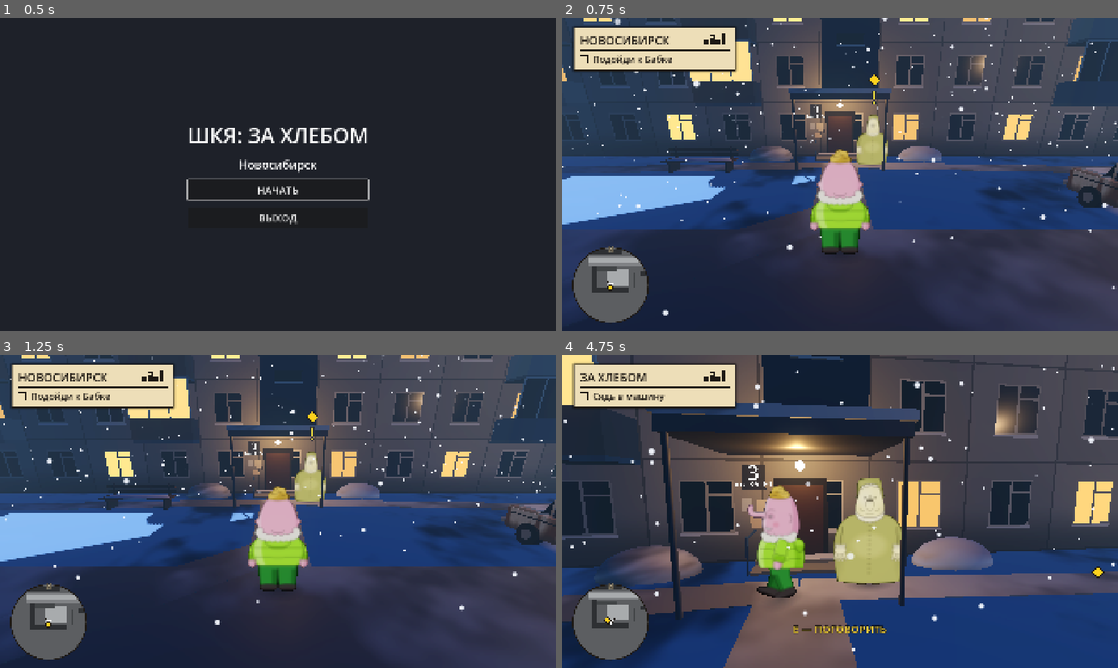
Above: before the commit, frames 1-4 (two rows, left to right).
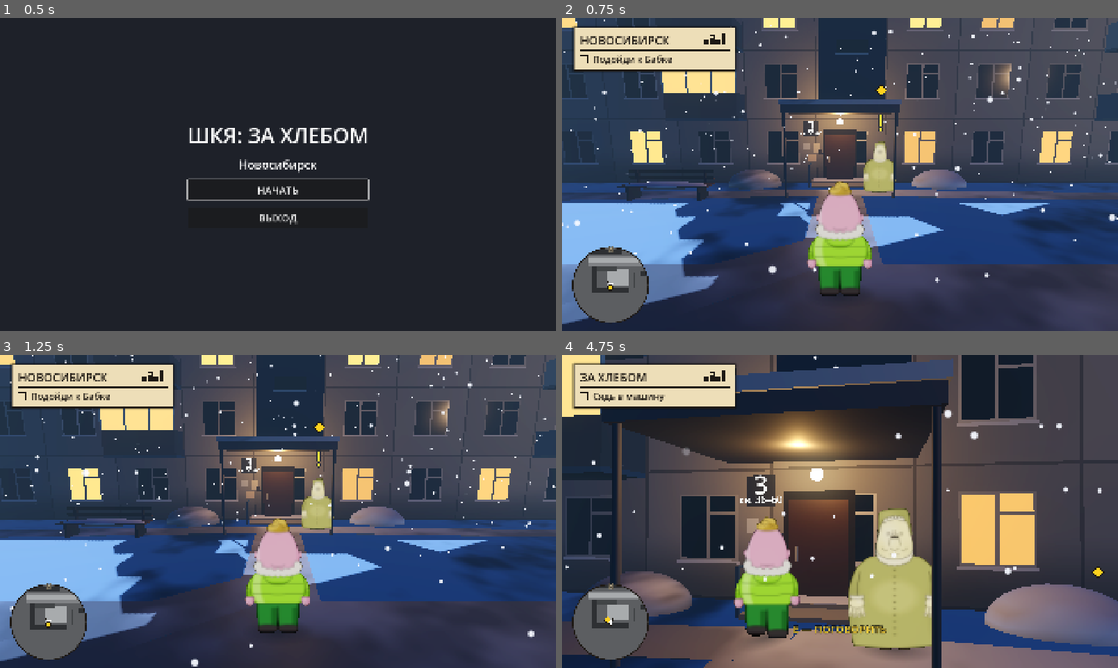
Above: after the commit, the same moments.

Repository: NorthArea/shkya
Game: Godot game, scene res://game/main.tscn
Same seed, same stepped clock (60 frames per second), same inputs: the game is played once before the commit and once after it. Sound files missing from this copy of the repository are replaced by a short silence.
Inputs (mouse positions are in pixels of both pictures, inside the frame that each line leads up to):
- Up to frame 1 (0.5 s): no input
- Up to frame 2 (0.75 s): click "НАЧАТЬ" at 0.5 s
- Up to frame 3 (1.25 s): no input
- Up to frame 4 (4.75 s): tap Enter (ui_accept) at 1.25, 1.52, 2.27, 4.52 s; move the mouse to (867, 511) at 1.27 s; hold E (interact) 1.28-2.03 s; hold W (move_forward) 1.28-3.5 s; click (867, 511) at 1.42 s; move the mouse to (812, 511) at 2.02 s; tap E (interact) at 2.1 s; click (812, 511) at 2.17 s; move the mouse to (851, 505) at 2.77 s; hold E (interact) 2.78-3.5 s; click (851, 505) at 2.92 s; drag from (812, 574) to (673, 464) at 3.52 s; move the mouse to (1006, 558) at 4.27 s; hold A (move_left) from 4.28 s (still down); hold E (interact) from 4.28 s (still down); click (1006, 558) at 4.42 s

Frame 1 is identical in both runs. In frame 2, 46% of the frame differs, in the area x 0-100%, y 0-98%; in frame 3, 46%; in frame 4, 61%, in the area x 0-100%, y 0-100%.

Commit message:
PLAY-02: управление по эталону PLAY-01 — 100 км/ч и спадающий разгон, руль и ручник, камера ближе и FOV 55° со скоростью, автодоводка пешком, рост персонажей ×0,83

Diff:
--- a/game/camera/camera_rig.gd
+++ b/game/camera/camera_rig.gd
@@ -3,10 +3,18 @@
 ## C4 — камера от третьего лица на SpringArm3D. Мышь крутит yaw/pitch, когда курсор захвачен.
 ## Профиль in_car использует DRIVE-01.
 
+## Кадр по замеру эталона PLAY-01 (G02) и концептам 01, 04, 05: камера ближе и ниже, FOV 55°,
+## в машине FOV растёт со скоростью (до +6°), пешком камера сама доворачивает за Илюшей (PLAY-02).
 const PROFILES := {
-	&"on_foot": {"distance": 4.5, "height": 1.7, "pitch": -0.30},
-	&"in_car": {"distance": 7.5, "height": 2.2, "pitch": -0.22},
+	&"on_foot": {"distance": 4.3, "height": 1.9, "pitch": -0.17, "fov": 55.0},
+	&"in_car": {"distance": 6.7, "height": 2.2, "pitch": -0.22, "fov": 55.0},
 }
+const FOV_PER_SPEED := 0.16     # градусов на м/с в машине
+const FOV_SPEED_MAX := 6.0
+const FOV_SHARPNESS := 4.0
+const AUTO_FOLLOW_IDLE := 1.0   # с без мыши — камера начинает доворачивать за Илюшей
+const AUTO_FOLLOW_RATE := 2.2   # 1/с
+const AUTO_FOLLOW_MAX := 2.2    # рад: при ходьбе на камеру (разворот больше) не доворачивать
 const PITCH_MIN := -1.1
 const PITCH_MAX := 0.35
 const FOLLOW_SHARPNESS := 14.0
@@ -16,7 +24,18 @@
 
 var target: Node3D
 var profile: StringName = &"on_foot"
-var yaw := 0.0
+## Любое присваивание yaw снаружи (мышь, сцена, тесты) переносит и input_yaw — опору ходьбы.
+## Автодоводка меняет только yaw: пока нажаты те же клавиши, Илюша идёт прежним курсом и не закручивается
+## по спирали; при смене клавиш он берёт новый yaw (sync_input_yaw).
+var yaw := 0.0:
+	set(value):
+		yaw = value
+		input_yaw = value
+var input_yaw := 0.0
+## Курс, за которым доворачивает камера пешком (Ilyusha задаёт его по взгляду), и скорость цели.
+var follow_heading := 0.0
+var follow_speed := 0.0
+var _mouse_idle := 0.0
 var pitch := -0.30
 var arm: SpringArm3D
 var camera: Camera3D
@@ -36,7 +55,7 @@
 	add_child(arm)
 	camera = Camera3D.new()
 	camera.name = "Camera3D"
-	camera.fov = 65.0
+	camera.fov = PROFILES[&"on_foot"]["fov"]
 	camera.current = true
 	arm.add_child(camera)
 
@@ -63,6 +82,7 @@
 		global_position = _goal()
 		if with_distance:
 			arm.spring_length = PROFILES[profile]["distance"]
+			camera.fov = PROFILES[profile]["fov"]
 		rotation = Vector3(pitch, yaw, 0.0)
 		reset_physics_interpolation()
 
@@ -74,6 +94,19 @@
 	if profile == &"in_car":
 		# Камера преследования: плавно встаёт за машиной по её курсу.
 		yaw = lerp_angle(yaw, target.global_rotation.y, 1.0 - exp(-CHASE_SHARPNESS * delta))
+	elif follow_speed > 0.2:
+		_mouse_idle += delta
+		var diff := wrapf(follow_heading - yaw, -PI, PI)
+		if _mouse_idle >= AUTO_FOLLOW_IDLE and absf(diff) < AUTO_FOLLOW_MAX:
+			var keep := input_yaw
+			yaw = yaw + diff * (1.0 - exp(-AUTO_FOLLOW_RATE * delta))
+			input_yaw = keep
+	else:
+		_mouse_idle += delta
+	var fov: float = PROFILES[profile]["fov"]
+	if profile == &"in_car" and target is Lada:
+		fov += minf(FOV_PER_SPEED * (target as Lada).speed_kmh() / 3.6, FOV_SPEED_MAX)
+	camera.fov = lerpf(camera.fov, fov, 1.0 - exp(-FOV_SHARPNESS * delta))
 	arm.spring_length = lerpf(arm.spring_length, PROFILES[profile]["distance"], 1.0 - exp(-4.0 * delta))
 	_shoulder_now = lerpf(_shoulder_now, shoulder, 1.0 - exp(-SHOULDER_SHARPNESS * delta))
 	rotation = Vector3(pitch, yaw, 0.0)
@@ -84,8 +117,13 @@
 
 ## Мышь вправо — камера вправо, мышь вверх — взгляд вверх.
 func apply_mouse(relative: Vector2) -> void:
+	_mouse_idle = 0.0
 	yaw = wrapf(yaw - relative.x * mouse_sensitivity, -PI, PI)
 	pitch = clampf(pitch - relative.y * mouse_sensitivity, PITCH_MIN, PITCH_MAX)
+
+## Опора ходьбы догоняет камеру: вызывается при смене нажатых клавиш.
+func sync_input_yaw() -> void:
+	input_yaw = yaw
 
 func _goal() -> Vector3:
 	var right := Vector3(cos(yaw), 0.0, -sin(yaw))
--- a/game/mission/quest_flow.gd
+++ b/game/mission/quest_flow.gd
@@ -8,6 +8,7 @@
 const DialogPanelScript = preload("res://game/ui/dialog_panel.gd")
 
 const TOAST_SECONDS := 2.0
+const MARKER_Y := 2.62   # над шапкой Бабки: верх облика 2,07 м при height_m 2,17 (ART-01, PLAY-02)
 const DIALOG_SHOULDER := 1.3  # м: камера вбок на время диалога, собеседник виден из-за Илюши (кадр 07)
 const TOAST_TEXT := "ХЛЕБ +1"
 
@@ -59,7 +60,7 @@
 	marker.visible = symbol != ""
 	marker.text = symbol
 	_marker_time += delta
-	marker.position.y = 3.05 + sin(_marker_time * 3.0) * 0.08
+	marker.position.y = MARKER_Y + sin(_marker_time * 3.0) * 0.08
 
 func _physics_process(_delta: float) -> void:
 	# Прибытие: Илюша или машина на площадке киоска, пока миссия ждёт прибытия.
@@ -152,7 +153,7 @@
 	marker.outline_size = 24
 	marker.modulate = Color(1.0, 0.85, 0.1)
 	marker.outline_modulate = Color(0.12, 0.10, 0.08)
-	marker.position = Vector3(0, 3.05, 0)  # над шапкой Бабки (ART-01: верх облика 2,48 м)
+	marker.position = Vector3(0, MARKER_Y, 0)
 	marker.visible = false
 	world.get_node("Babka").add_child(marker)
 	thanks_bubble = Label3D.new()
--- a/game/npc/npc.gd
+++ b/game/npc/npc.gd
@@ -7,7 +7,7 @@
 
 @export var interaction_id: StringName
 @export var character := "babka"
-@export var height_m := 2.6  # Бабка крупнее Илюши (огромная голова, силуэт-гора — паспорт ART-01)
+@export var height_m := 2.17  # Бабка крупнее Илюши (паспорт ART-01); ×0,83 вместе с Илюшей (PLAY-02)
 @export var tint := Color(1.06, 1.02, 0.88)  # тёплее, как лицо и платье Бабки на концептах 02, 10
 @export var facing_yaw := 0.0  # поворот облика относительно узла (зона взаимодействия не поворачивается)
 @export var solid := true
--- a/game/player/ilyusha.gd
+++ b/game/player/ilyusha.gd
@@ -7,6 +7,7 @@
 
 const WALK_SPEED := 4.5
 const ACCELERATION := 30.0
+const DECELERATION := 11.0      # остановка за ~0,4 с, как у эталона (PLAY-01)
 const TURN_RATE := 12.0
 const PROBE_RADIUS := 0.5
 
@@ -14,6 +15,7 @@
 var camera_rig: CameraRig
 var visual: Node3D
 var probe: Area3D
+var _last_input := Vector2.ZERO
 
 func _ready() -> void:
 	collision_layer = 2       # Player
@@ -48,9 +50,15 @@
 	var input := Vector2.ZERO
 	if input_enabled:
 		input = Input.get_vector(&"move_left", &"move_right", &"move_forward", &"move_back")
-	var yaw := camera_rig.yaw if camera_rig else 0.0
+	# Курс ходьбы — от камеры на момент смены клавиш (CameraRig.input_yaw): автодоводка камеры
+	# не закручивает Илюшу, пока держишь те же клавиши (PLAY-02).
+	if camera_rig and not input.is_equal_approx(_last_input):
+		camera_rig.sync_input_yaw()
+	_last_input = input
+	var yaw := camera_rig.input_yaw if camera_rig else 0.0
 	var direction := Vector3(input.x, 0.0, input.y).rotated(Vector3.UP, yaw)
-	var horizontal := Vector3(velocity.x, 0.0, velocity.z).move_toward(direction * WALK_SPEED, ACCELERATION * delta)
+	var rate := ACCELERATION if direction.length_squared() > 0.01 else DECELERATION
+	var horizontal := Vector3(velocity.x, 0.0, velocity.z).move_toward(direction * WALK_SPEED, rate * delta)
 	velocity.x = horizontal.x
 	velocity.z = horizontal.z
 	if is_on_floor():
@@ -61,6 +69,9 @@
 	if direction.length_squared() > 0.01:
 		var facing := atan2(-direction.x, -direction.z)
 		visual.rotation.y = lerp_angle(visual.rotation.y, facing, clampf(TURN_RATE * delta, 0.0, 1.0))
+	if camera_rig and camera_rig.target == self:
+		camera_rig.follow_heading = visual.rotation.y
+		camera_rig.follow_speed = Vector2(velocity.x, velocity.z).length() if input_enabled else 0.0
 
 func _unhandled_input(event: InputEvent) -> void:
 	if input_enabled and event.is_action_pressed(&"interact"):
@@ -96,6 +107,6 @@
 	var look: CharacterSprite = CharacterSpriteScript.new()
 	look.name = "Look"
 	look.character = "ilyusha"
-	look.height_m = 2.4
+	look.height_m = 2.0   # фигура ≈1,8 м — чуть выше крыши «Лады», как в концепте 04 и у эталона (PLAY-01)
 	root.add_child(look)
 	return root
--- a/game/vehicles/lada.gd
+++ b/game/vehicles/lada.gd
@@ -12,23 +12,29 @@
 const LadaVisual = preload("res://game/vehicles/lada_visual.gd")
 
 const SIZE := Vector3(1.7, 1.4, 4.1)
-const MAX_SPEED := 22.0         # м/с ≈ 80 км/ч
-const MAX_REVERSE := 6.0
-const ACCELERATION := 8.0
+## Темп по замеру эталона PLAY-01 (G02, G03): потолок 28 м/с ≈ 100 км/ч, разгон спадает к максимуму
+## (0→20 м/с ≈ 2,8 с, как у G02), радиусы поворота в метрах — как у G02 (PLAY-02).
+const MAX_SPEED := 28.0         # м/с ≈ 100 км/ч
+const MAX_REVERSE := 10.0
+const ACCELERATION := 9.0       # м/с² с места; к максимуму спадает как 1 − (v/MAX_SPEED)²
+const REVERSE_ACCEL := 0.9      # доля ACCELERATION на заднем ходу
 const BRAKE := 16.0
-const ROLL_DRAG := 2.0
-const HANDBRAKE := 9.0
+const ROLL_DRAG := 2.0          # накат PLAY-01 P3 (1,2) не взят: машина катилась бы 145 м
+const HANDBRAKE := 8.0
+const HANDBRAKE_TURN := 1.4     # ручник докручивает машину
 const GRIP := 7.0               # мокрая дорога: боковая скорость гасится не мгновенно
 const HANDBRAKE_GRIP := 1.2
-const TURN_RATE_LOW := 1.9      # рад/с на малой скорости
-const TURN_RATE_HIGH := 0.75    # рад/с на максимальной
-const TURN_FULL_AT := 5.0       # ниже этой скорости поворот слабеет до нуля
+const TURN_RATE_LOW := 1.3      # рад/с на малой скорости: радиус ниже TURN_FULL_AT = 7/1,3 ≈ 5,4 м = 1,3 длины, как у G02 в длинах машины
+const TURN_RATE_HIGH := 0.85    # рад/с на максимальной
+const TURN_FULL_AT := 7.0       # ниже этой скорости поворот слабеет до нуля
+const STEER_SHARPNESS := 10.0   # руль доходит до упора за ~0,2 с, а не мгновенно
 const EXIT_SPEED_KMH := 3.0     # быстрее этого водитель не выходит, машина сначала тормозит
 
 var driver: Node3D
 var exit_requested := false
 var enter_zone: Interactable
 var lateral_speed := 0.0        # для тестов и звука заноса
+var _steer_now := 0.0
 
 func _ready() -> void:
 	collision_layer = 4  # Car
@@ -45,7 +51,7 @@
 	enter_zone = InteractableScript.new()
 	enter_zone.name = "EnterZone"
 	enter_zone.interaction_id = &"car"
-	enter_zone.radius = 2.8
+	enter_zone.radius = 3.5   # ≈ длина машины, как у эталона (PLAY-01)
 	add_child(enter_zone)
 
 func _physics_process(delta: float) -> void:
@@ -61,9 +67,12 @@
 	var forward := -global_basis.z
 	var forward_speed := old_velocity.dot(forward)
 
+	_steer_now = lerpf(_steer_now, steer, 1.0 - exp(-STEER_SHARPNESS * delta))
 	var speed_factor := clampf(absf(forward_speed) / TURN_FULL_AT, 0.0, 1.0)
 	var turn_rate := lerpf(TURN_RATE_LOW, TURN_RATE_HIGH, clampf(absf(forward_speed) / MAX_SPEED, 0.0, 1.0))
-	rotate_y(steer * turn_rate * speed_factor * signf(forward_speed) * delta)
+	if handbrake:
+		turn_rate *= HANDBRAKE_TURN
+	rotate_y(_steer_now * turn_rate * speed_factor * signf(forward_speed) * delta)
 
 	forward = -global_basis.z
 	forward_speed = old_velocity.dot(forward)
@@ -76,12 +85,13 @@
 		if forward_speed < -0.5:
 			forward_speed = move_toward(forward_speed, 0.0, BRAKE * delta)
 		else:
-			forward_speed = minf(forward_speed + ACCELERATION * throttle * delta, MAX_SPEED)
+			var ratio := clampf(forward_speed / MAX_SPEED, 0.0, 1.0)
+			forward_speed = minf(forward_speed + ACCELERATION * throttle * (1.0 - ratio * ratio) * delta, MAX_SPEED)
 	elif throttle < 0.0:
 		if forward_speed > 0.5:
 			forward_speed = move_toward(forward_speed, 0.0, BRAKE * delta)
 		else:
-			forward_speed = maxf(forward_speed + ACCELERATION * 0.6 * throttle * delta, -MAX_REVERSE)
+			forward_speed = maxf(forward_speed + ACCELERATION * REVERSE_ACCEL * throttle * delta, -MAX_REVERSE)
 	else:
 		forward_speed = move_toward(forward_speed, 0.0, ROLL_DRAG * delta)
 	lateral *= exp(-(HANDBRAKE_GRIP if handbrake else GRIP) * delta)
@@ -128,5 +138,6 @@
 	rotation = Vector3(0.0, facing_yaw, 0.0)
 	velocity = Vector3.ZERO
 	lateral_speed = 0.0
+	_steer_now = 0.0
 	exit_requested = false
 	reset_physics_interpolation()
--- a/game/world/demo_world.tscn
+++ b/game/world/demo_world.tscn
@@ -35,7 +35,7 @@
 script = ExtResource("6_npc")
 interaction_id = &"vendor"
 character = "vendor"
-height_m = 2.2
+height_m = 1.95
 facing_yaw = -1.5708
 solid = false
 interact_radius = 2.0
--- a/game/world/layout.gd
+++ b/game/world/layout.gd
@@ -105,7 +105,7 @@
 	[Vector2(-56.5, 100), false], [Vector2(-60.5, 100.5), false], [Vector2(17, 80), false], [Vector2(17, 71.5), false],
 	[Vector2(-2, 103), false], [Vector2(-60, 27.0), true], [Vector2(-45, 27.0), true],
 	[Vector2(-75, 37.1), true], [Vector2(-50, 37.1), true],
-	[Vector2(73.9, -5), false], [Vector2(73.9, -55), false], [Vector2(73.9, -100), false],
+	[Vector2(73.9, -55), false], [Vector2(73.9, -100), false],   # сразу за углом A→B машин нет: туда выносит из поворота
 ]
 
 ## Уличные фонари вдоль тротуаров, с пропусками у переходов маршрута. [центр x/z].
--- a/tests/art01_sprite.gd
+++ b/tests/art01_sprite.gd
@@ -59,7 +59,8 @@
 	check(idle_samples == 0, "walking never drops to the idle drawing between physics steps (idle samples: %d)" % idle_samples)
 	check(seen.has(0) and seen.has(1) and seen.has(2) and seen.has(3), "walking cycles through all four frames (seen %s)" % [seen.keys()])
 	check(look.sprite.texture in (look._walk[look.view] as Array), "walking shows a walk drawing")
-	await _physics(10)
+	# Илюша тормозит ~0,4 с (Ilyusha.DECELERATION, PLAY-02) и всё это время перебирает ногами; после — стойка.
+	await _physics(int(Engine.physics_ticks_per_second * 0.5))
 	check(look.frame == -1, "stopping returns to the idle drawing")
 	# Телепорт — не шаг.
 	world.player.place(Layout.SPAWN + Vector3(5, 0, 0), PI * 0.5)
--- a/tests/drive01_acceptance.gd
+++ b/tests/drive01_acceptance.gd
@@ -132,7 +132,8 @@
 		var delta := target - car.global_position
 		delta.y = 0.0
 		var distance := delta.length()
-		if distance < (3.0 if final else 5.0):
+		# Перед крутым поворотом руль — с 8 м, как срезает угол игрок (PLAY-02: радиус по эталону шире).
+		if distance < (3.0 if final else (8.0 if corner > 0.6 else 5.0)):
 			return {"ok": true, "top": top}
 		var forward := -car.global_basis.z
 		var error := forward.signed_angle_to(delta.normalized(), Vector3.UP)
@@ -141,7 +142,7 @@
 		top = maxf(top, speed)
 		var wanted := 20.0 if absf(error) < 0.25 else 8.0
 		if corner > 0.6 and distance < 30.0:
-			wanted = minf(wanted, 9.0)  # тормозить перед поворотом, как игрок
+			wanted = minf(wanted, 7.0)  # тормозить перед поворотом, как игрок (PLAY-02: радиус по эталону шире)
 		if final:
 			wanted = minf(wanted, distance * 0.8 + 2.0)
 		Input.action_release(&"move_forward")
--- a/tests/quest01_driver.gd
+++ b/tests/quest01_driver.gd
@@ -74,16 +74,27 @@
 	return true
 
 ## Разворот на месте проезда: ехать вперёд с полным рулём, пока курс не станет ≈ target_yaw.
-## direction: +1 — влево, -1 — вправо.
+## Упёрлись в вал — сдать назад с обратным рулём и продолжить, как игрок в три приёма
+## (PLAY-02: радиус разворота по эталону шире улицы Б). direction: +1 — влево, -1 — вправо.
 func turn_to(target_yaw: float, direction: float, max_frames := 900) -> bool:
 	var frames := 0
+	var blocked := 0
 	while absf(wrapf(target_yaw - world.car.global_rotation.y, -PI, PI)) > 0.3:
+		if blocked > 20:
+			for i in 70:
+				_apply_steer(-direction)
+				_throttle(-1.0 if speed() > -3.0 else 0.0)
+				await tree.physics_frame
+			blocked = 0
+			frames += 70
 		_apply_steer(direction)
 		_throttle(1.0 if speed() < 4.0 else 0.0)
 		await tree.physics_frame
+		blocked = blocked + 1 if absf(speed()) < 0.3 else 0
 		frames += 1
 		if frames > max_frames:
 			release_all()
+			print("INFO: turn_to failed at %s, yaw %.2f, speed %.1f" % [world.car.global_position, world.car.global_rotation.y, speed()])
 			return false
 	release_all()
 	return true
Not shown, changed: docs/workflow/backlog.md
Not shown, changed: docs/workflow/tasks/PLAY-02.md
